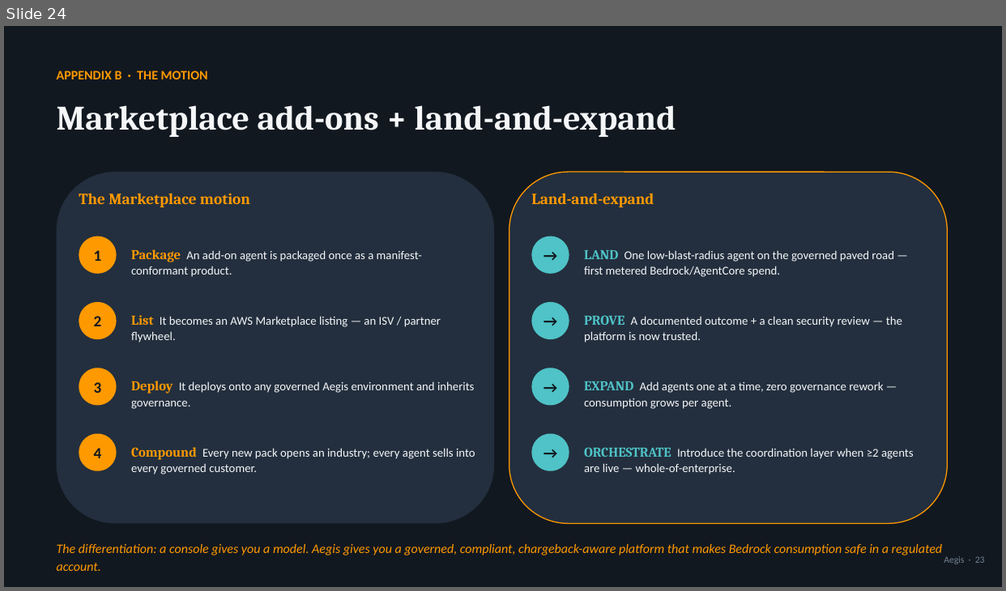
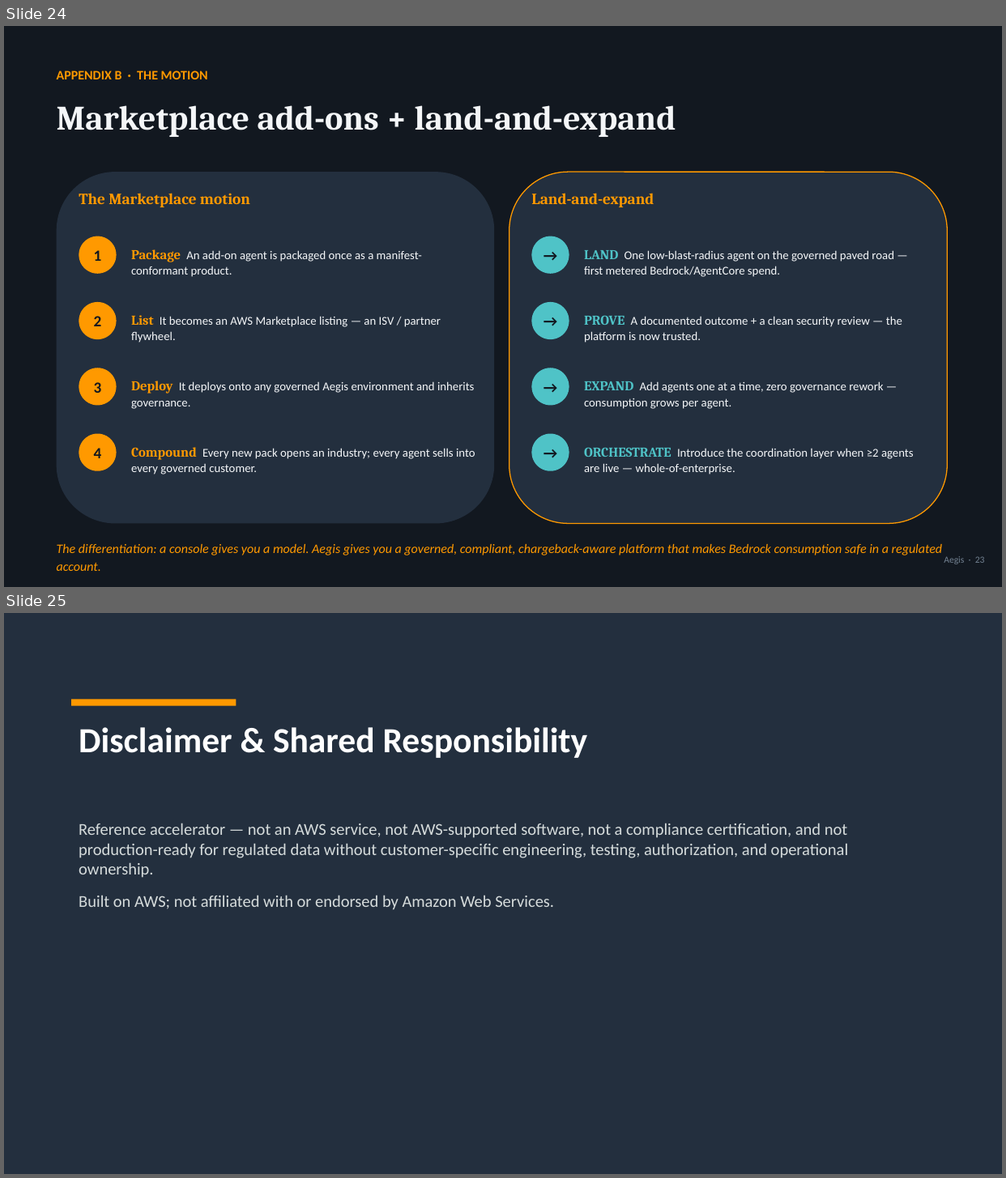
Before and after one commit to virtualryder/aegis-ai-governance-platform-aws, a slide deck: Aegis-Master-Deck.pptx. Shown one above the other, each under a label of ours: slide 24 before the commit, slides 24 and 25 after it. The pictures are 1006x591 and 1006x1178 pixels, drawn with LibreOffice and Linux fonts; fonts in the diff are those of the drawing. Boxes give left, top, right and bottom in pixels: in the first picture for what was removed or moved away, otherwise in the second. Text is boxed around its words. In the diff, an @@ line names an element or a change of style, - is before the commit and + after.

```diff
--- a/Aegis-Master-Deck.pptx
+++ b/Aegis-Master-Deck.pptx
@@ slide 25 added at (4, 613, 1002, 1174), background #FFFFFF @@
@@ rectangle added at (4, 613, 1002, 1174), fill #232F3E @@
@@ rectangle added at (71, 699, 236, 706), fill #FF9900 @@
@@ text added at (79, 727, 588, 758), 34 pt, text #FFFFFF, bold @@
+Disclaimer & Shared Responsibility
@@ text added at (79, 823, 849, 910), 16 pt, text #D5DBDB @@
+Reference accelerator — not an AWS service, not AWS-supported software, not a compliance certification, and not production-ready for regulated data without customer-specific engineering, testing, authorization, and operational ownership.
+Built on AWS; not affiliated with or endorsed by Amazon Web Services.
```
Also in this commit, not shown: 1 slide changed, 13 other files.
